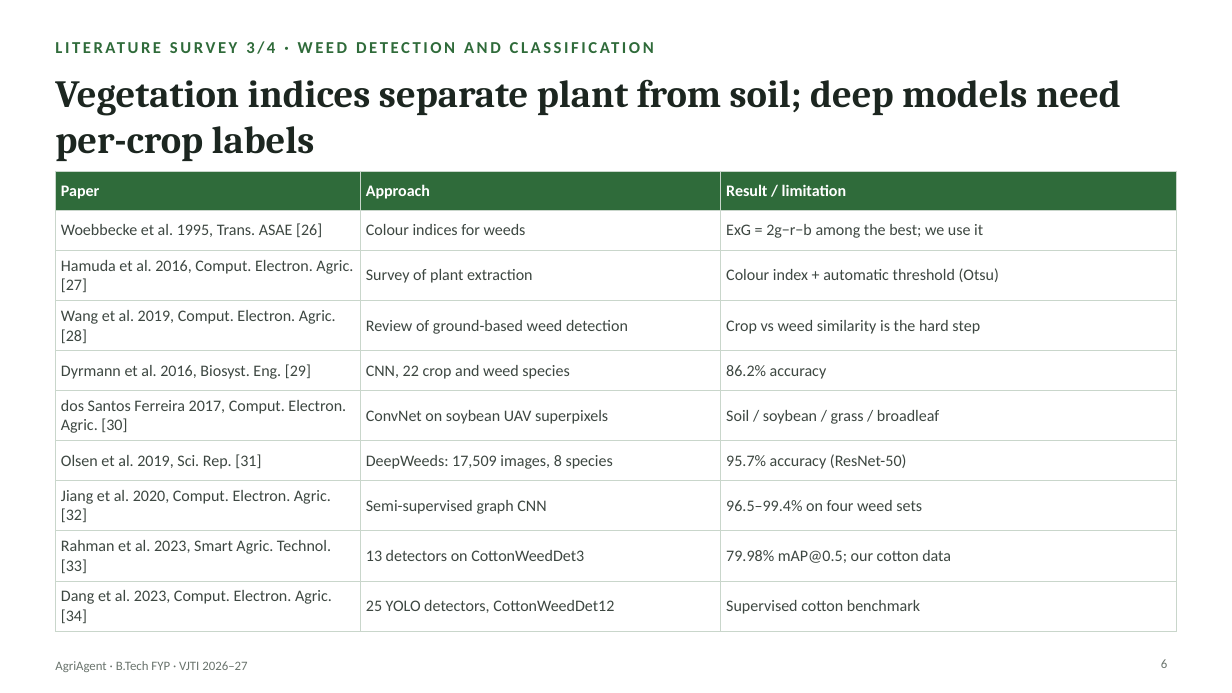
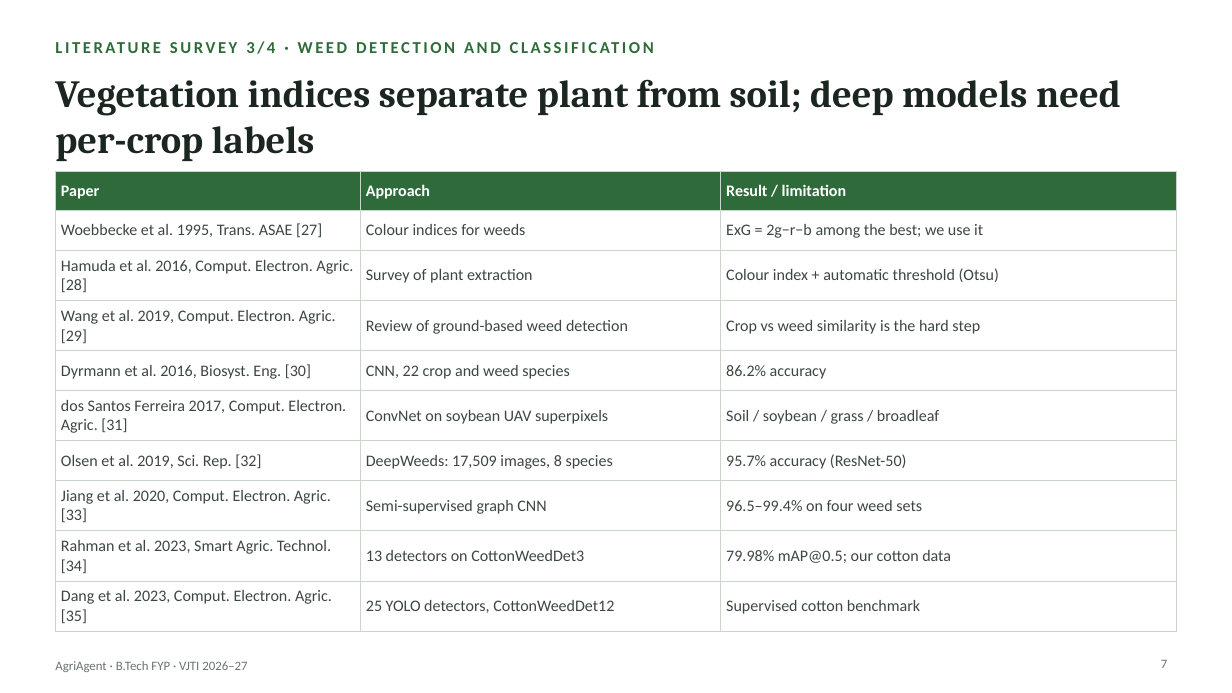
Before and after one commit to Chaitanya-666/agriAgent, a slide deck: slide 7 of docs/slides/AgriAgent_FYP_Presentation.pptx (slide 6 before the commit). Drawn at 1232x693 pixels with LibreOffice and Linux fonts; fonts in the diff are those of the drawing. Boxes give left, top, right and bottom in pixels: in the first picture for what was removed or moved away, otherwise in the second. Text is boxed around its words. In the diff, an @@ line names an element or a change of style, - is before the commit and + after.

```diff
--- a/docs/slides/AgriAgent_FYP_Presentation.pptx
+++ b/docs/slides/AgriAgent_FYP_Presentation.pptx
@@ table at (x1=55, y1=171, x2=1177, y2=627) @@
-row 2, column 1: Woebbecke et al. 1995, Trans. ASAE [26]
+row 2, column 1: Woebbecke et al. 1995, Trans. ASAE [27]
-row 3, column 1: Hamuda et al. 2016, Comput. Electron. Agric. [27]
+row 3, column 1: Hamuda et al. 2016, Comput. Electron. Agric. [28]
-row 4, column 1: Wang et al. 2019, Comput. Electron. Agric. [28]
+row 4, column 1: Wang et al. 2019, Comput. Electron. Agric. [29]
-row 5, column 1: Dyrmann et al. 2016, Biosyst. Eng. [29]
+row 5, column 1: Dyrmann et al. 2016, Biosyst. Eng. [30]
-row 6, column 1: dos Santos Ferreira 2017, Comput. Electron. Agric. [30]
+row 6, column 1: dos Santos Ferreira 2017, Comput. Electron. Agric. [31]
-row 7, column 1: Olsen et al. 2019, Sci. Rep. [31]
+row 7, column 1: Olsen et al. 2019, Sci. Rep. [32]
-row 8, column 1: Jiang et al. 2020, Comput. Electron. Agric. [32]
+row 8, column 1: Jiang et al. 2020, Comput. Electron. Agric. [33]
-row 9, column 1: Rahman et al. 2023, Smart Agric. Technol. [33]
+row 9, column 1: Rahman et al. 2023, Smart Agric. Technol. [34]
-row 10, column 1: Dang et al. 2023, Comput. Electron. Agric. [34]
+row 10, column 1: Dang et al. 2023, Comput. Electron. Agric. [35]
@@ page number at (x1=1161, y1=660, x2=1167, y2=668): text changed @@
-6
+7
```
Also in this commit, not shown: 19 other slides changed, 29 other files.
